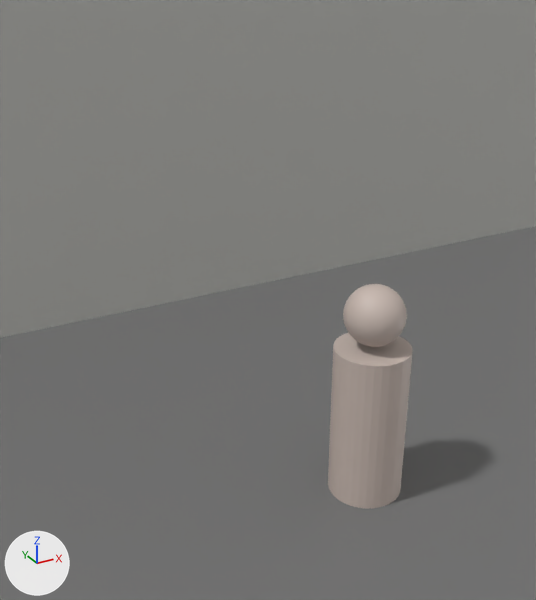
One commit to the Blender file demo/thornbury_demo.blend: the scene before it, then after it.
Camera for both pictures: a 50 mm camera at (-2.93, -3.78, 3.63) aimed at (-2.03, -2.15, 2.82). The lights are fixed; the arrows at lower left show +X, +Y and +Z. The first picture is the older version. Mesh edges are drawn as thin lines on the coarser meshes.

Names of what the first picture shows: 'Background wall', 'Floor', 'Subject body', 'Subject head'.
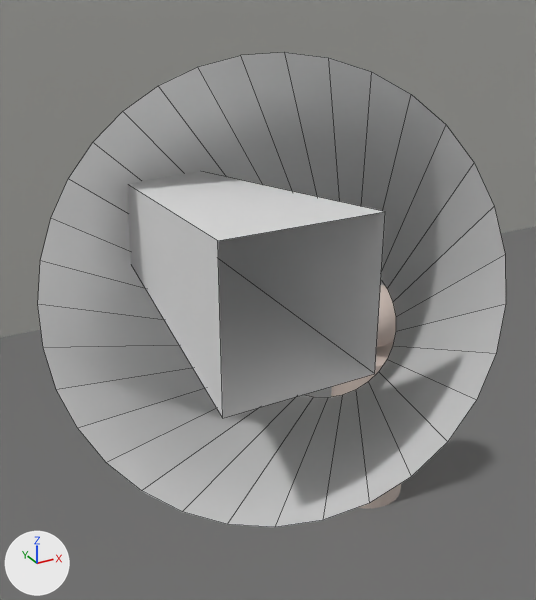
Where the change shows, as pixel boxes (x1, y1, x2, y2) in the pictures (536 x 600 px):
'Spot.Snoot', added
    after: (38, 52, 506, 527)
'Area.Snoot', added
    after: (128, 172, 385, 418)
'Subject body', unchanged, covered by the edit
    before: (328, 333, 413, 508)
    after: (331, 341, 401, 508)
'Subject head', unchanged, covered by the edit
    before: (343, 284, 407, 347)
    after: (377, 285, 396, 347)

What changed in the scene script:
```text
Add me_cylinder_001:
    me_cylinder_001.from_pydata(...)  # 64 vertices, 32 faces; spans x -1.0..1.0, y -1.0..1.0, z -2.0..0.0
Add me_cube:
    me_cube.from_pydata([(-0.25, -0.005, -0.25), (-0.25, -0.005, 0.25), (-0.126, 0.495, -0.126), (-0.126, 0.495, 0.126), (0.25, -0.005, -0.25), (0.25, -0.005, 0.25), (0.126, 0.495, -0.126), (0.126, 0.495, 0.126)], [], [(0, 1, 3, 2), (6, 7, 5, 4), (2, 6, 4, 0), (7, 3, 1, 5)])
Add ob_spot_snoot:
    ob_spot_snoot = bpy.data.objects.new('Spot.Snoot', me_cylinder_001)
    ob_spot_snoot.location = (-2.2, -2.4, 3.0)
    ob_spot_snoot.rotation_euler = (1.047, 0.0, -0.742)  # degrees (60, 0, -43)
    ob_spot_snoot.scale = (0.54, 0.54, 0.54)
Add ob_area_snoot:
    ob_area_snoot = bpy.data.objects.new('Area.Snoot', me_cube)
    ob_area_snoot.location = (-2.2, -2.596, 3.0)
    ob_area_snoot.scale = (0.757, 1.98, 0.757)
```
